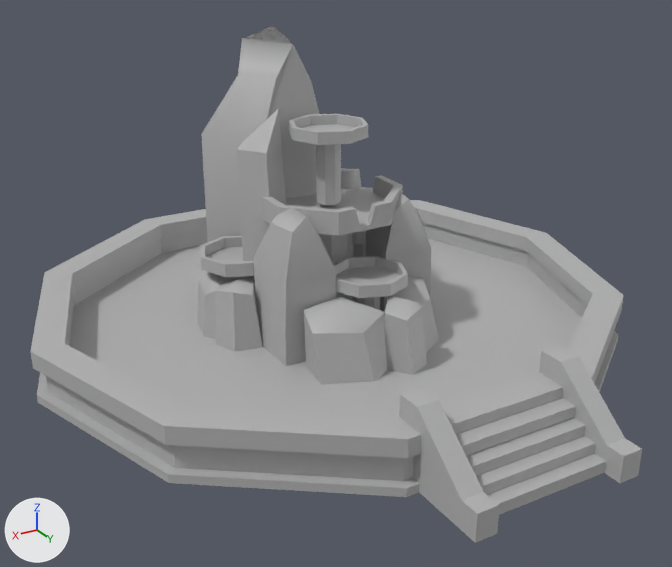
The FBX model Dungeon/Assets/Roseling/Arte/pileta/PILETA.fbx as it was, and as the next commit left it.
Before and after are seen from a 50 mm lens placed at (26.1, 44.4, 25.3), pointed at (1.4, 3.2, 4.7). The axes (+X, +Y, +Z) are drawn at lower left. The lights are the same throughout. The picture after the commit comes second. Where no turn or scale is listed for an object, it has been applied to the vertices.
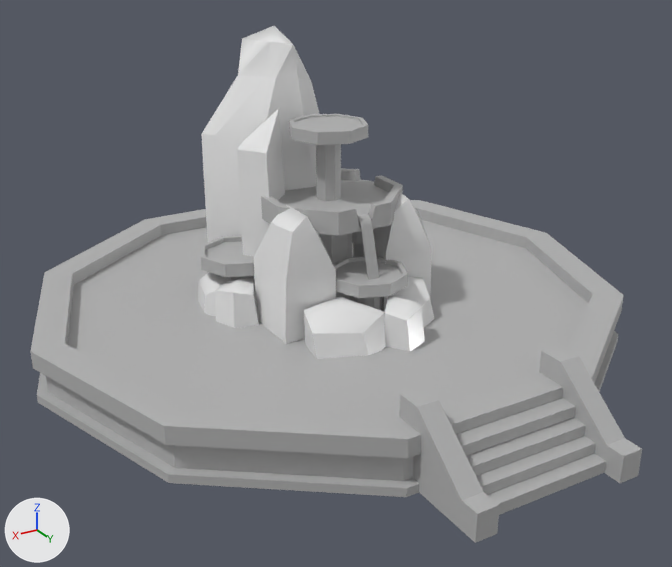
Where the newer file only moved an object's origin or applied its transform, the numbers keep the older frame.

The change, as a list of edits to the scene's bpy script:
```text
Change me_mesh_004:
    where me_mesh_004.from_pydata(...)  # 42 vertices, 21 faces; spans x -1.59..1.59, y -1.98..1.98, z -4.33..4.33
    remove me_mesh_004.materials.append(mat_lambert1)  # grey #b3b3b3
    add me_mesh_004.materials.append(mat_standardsurface2)  # white #e7e7e7
Change me_mesh:
    where me_mesh.from_pydata(...)  # 42 vertices, 21 faces; spans x -1.81..1.81, y -2.12..2.12, z -4.01..4.01
    remove me_mesh.materials.append(mat_lambert1)  # grey #b3b3b3
    add me_mesh.materials.append(mat_standardsurface2)  # white #e7e7e7
Change me_mesh_001:
    where me_mesh_001.from_pydata(...)  # 12 vertices, 15 faces; spans x -1.41..1.41, y -1.63..1.63, z -2.17..2.17
    remove me_mesh_001.materials.append(mat_lambert1)  # grey #b3b3b3
    add me_mesh_001.materials.append(mat_standardsurface2)  # white #e7e7e7
Change me_mesh_018:
    remove me_mesh_018.from_pydata(...)  # 39 vertices, 20 faces; spans x -4.2..3.7, y -3.2..3.2, z -8.6..8.8
    add me_mesh_018.from_pydata(...)  # 43 vertices, 44 faces; spans x -4.2..3.7, y -3.2..3.2, z -8.6..8.8
    me_mesh_018 part 1
    1 vertex is removed from x 1.2, y -0.3, z 6.1
    7 faces are deleted
    5 vertices are added at (-0.3, 0.9, 8.0), (-1.2, 2.6, 6.2), (-1.9, 0.8, 7.1), (0.5, 0.3, 7.1), (-0.6, 1.7, 8.0)
    31 new faces join them
    me_mesh_018 part 2: 13 faces spanning x -4.2..3.7, y -3.2..3.2, z -8.6..8.0 switch from mat_lambert1 (grey #b3b3b3) to mat_standardsurface2 (white #e7e7e7)
Change me_mesh_011:
    where me_mesh_011.from_pydata(...)  # 12 vertices, 15 faces; spans x -2.48..2.48, y -2.15..2.15, z -2.41..2.41
    remove me_mesh_011.materials.append(mat_lambert1)  # grey #b3b3b3
    add me_mesh_011.materials.append(mat_standardsurface2)  # white #e7e7e7
Change me_mesh_015:
    where me_mesh_015.from_pydata(...)  # 8 vertices, 6 faces; spans x -1.65..1.65, y -1.85..1.85, z -6.04..6.04
    remove me_mesh_015.materials.append(mat_lambert1)  # grey #b3b3b3
    add me_mesh_015.materials.append(mat_standardsurface2)  # white #e7e7e7
Change me_mesh_002:
    where me_mesh_002.from_pydata(...)  # 12 vertices, 15 faces; spans x -1.34..1.34, y -1.41..1.41, z -2.11..2.11
    remove me_mesh_002.materials.append(mat_lambert1)  # grey #b3b3b3
    add me_mesh_002.materials.append(mat_standardsurface2)  # white #e7e7e7
Change me_mesh_006:
    where me_mesh_006.from_pydata(...)  # 12 vertices, 15 faces; spans x -1.8..1.8, y -1.94..1.94, z -1.99..1.99
    remove me_mesh_006.materials.append(mat_lambert1)  # grey #b3b3b3
    add me_mesh_006.materials.append(mat_standardsurface2)  # white #e7e7e7
Change me_mesh_009:
    where me_mesh_009.from_pydata(...)  # 12 vertices, 15 faces; spans x -1.41..1.41, y -1.35..1.35, z -2.11..2.11
    remove me_mesh_009.materials.append(mat_lambert1)  # grey #b3b3b3
    add me_mesh_009.materials.append(mat_standardsurface2)  # white #e7e7e7
Add me_mesh_018_1:
    me_mesh_018_1.from_pydata([(-13.0, -9.2, 0.0), (-5.1, -15.1, 0.0), (0.0, 0.0, 0.0), (4.8, -15.2, 0.0), (12.8, -9.5, 0.0), (15.9, -0.2, 0.0), (13.0, 9.2, 0.0), (5.1, 15.1, 0.0), (-4.8, 15.2, 0.0), (-12.8, 9.5, 0.0), (-15.9, 0.2, 0.0)], [], [(0, 1, 2), (1, 3, 2), (3, 4, 2), (4, 5, 2), (5, 6, 2), (6, 7, 2), (7, 8, 2), (8, 9, 2), (9, 10, 2), (10, 0, 2)])
    me_mesh_018_1.materials.append(mat_lambert1)  # grey #b3b3b3
Add me_mesh_015_1:
    me_mesh_015_1.from_pydata([(1.53, 1.53, 0.0), (0.0, 2.16, 0.0), (0.0, 0.0, 0.0), (-1.53, 1.53, 0.0), (-2.16, 0.0, 0.0), (-1.53, -1.53, 0.0), (0.0, -2.16, 0.0), (1.53, -1.53, 0.0), (2.16, 0.0, 0.0)], [], [(0, 1, 2), (1, 3, 2), (3, 4, 2), (4, 5, 2), (5, 6, 2), (6, 7, 2), (7, 8, 2), (8, 0, 2)])
    me_mesh_015_1.materials.append(mat_lambert1)  # grey #b3b3b3
Add me_mesh_014_1:
    me_mesh_014_1.from_pydata([(1.42, 1.42, 0.0), (0.0, 2.0, 0.0), (0.0, 0.0, 0.0), (-1.42, 1.42, 0.0), (-2.0, 0.0, 0.0), (-1.42, -1.42, 0.0), (0.0, -2.0, 0.0), (1.42, -1.42, 0.0), (2.0, 0.0, 0.0)], [], [(0, 1, 2), (1, 3, 2), (3, 4, 2), (4, 5, 2), (5, 6, 2), (6, 7, 2), (7, 8, 2), (8, 0, 2)])
    me_mesh_014_1.materials.append(mat_lambert1)  # grey #b3b3b3
Add me_mesh_016_1:
    me_mesh_016_1.from_pydata([(1.43, 1.43, 0.0), (0.0, 2.02, 0.0), (0.0, 0.0, 0.0), (-1.43, 1.43, 0.0), (-2.02, 0.0, 0.0), (-1.43, -1.43, 0.0), (0.0, -2.02, 0.0), (1.43, -1.43, 0.0), (2.02, 0.0, 0.0)], [], [(0, 1, 2), (1, 3, 2), (3, 4, 2), (4, 5, 2), (5, 6, 2), (6, 7, 2), (7, 8, 2), (8, 0, 2)])
    me_mesh_016_1.materials.append(mat_lambert1)  # grey #b3b3b3
Add ob_polysurface41:
    ob_polysurface41 = bpy.data.objects.new('polySurface41', me_mesh_018_1)
    ob_polysurface41.location = (0.06, -0.14, 2.35)
Add ob_polysurface38:
    ob_polysurface38 = bpy.data.objects.new('polySurface38', me_mesh_017_1)  # 88 vertices, 65 faces; spans x -4.1..4.1, y -4.29..4.29, z -1.73..1.73; in mat_lambert1 (grey #b3b3b3)
    ob_polysurface38.location = (-0.5, 0.8, 6.9)
Add ob_polysurface40:
    ob_polysurface40 = bpy.data.objects.new('polySurface40', me_mesh_015_1)
    ob_polysurface40.location = (4.91, -1.79, 5.51)
Add ob_polysurface39:
    ob_polysurface39 = bpy.data.objects.new('polySurface39', me_mesh_014_1)
    ob_polysurface39.location = (-0.02, 4.26, 5.34)
Add ob_polysurface37:
    ob_polysurface37 = bpy.data.objects.new('polySurface37', me_mesh_016_1)
    ob_polysurface37.location = (0.02, 0.08, 12.89)
```

Location of each change, (x1, y1, x2, y2) in pixels of the pictures (672 x 567 px):
'polySurface41', added
    after: (68, 220, 588, 418)
'polySurface14', recoloured (grey to white)
    both: (254, 204, 336, 344)
'polySurface21', recoloured (grey to white)
    both: (304, 296, 386, 359)
'polySurface25', recoloured (grey to white)
    both: (237, 109, 285, 285)
'polySurface10', recoloured (grey to white)
    both: (373, 192, 431, 308)
'polySurface19', recoloured (grey to white)
    both: (215, 276, 259, 328)
'polySurface12', recoloured (grey to white)
    both: (384, 296, 425, 351)
'polySurface38', added
    after: (278, 180, 389, 280)
'polySurface16', recoloured (grey to white)
    both: (381, 277, 434, 328)
'polySurface11', recoloured (grey to white)
    both: (198, 272, 231, 316)
'polySurface39', added
    after: (335, 261, 401, 284)
'polySurface37', added
    after: (294, 116, 362, 131)
'polySurface40', added
    after: (205, 241, 254, 263)
part 1 of me_mesh_018, cut back
    both: (202, 26, 319, 169)
part 2 of me_mesh_018, recoloured (grey to white)
    both: (201, 134, 316, 242)
'polySurface31', unchanged, covered by the edit
    before: (46, 222, 587, 481)
    after: (46, 376, 414, 481)
